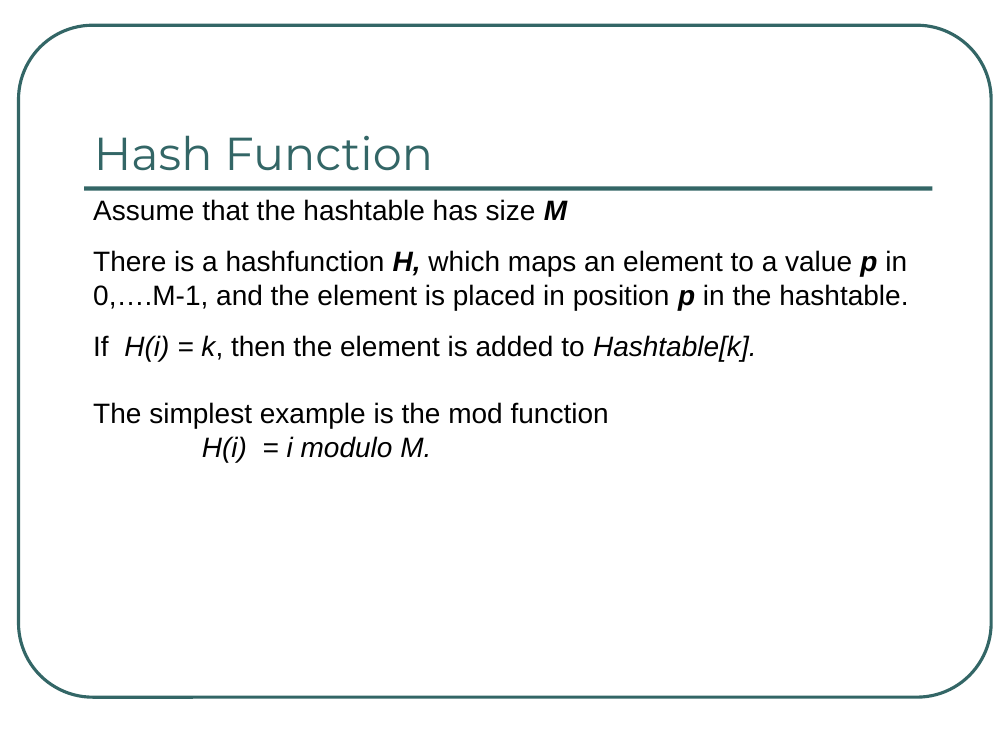
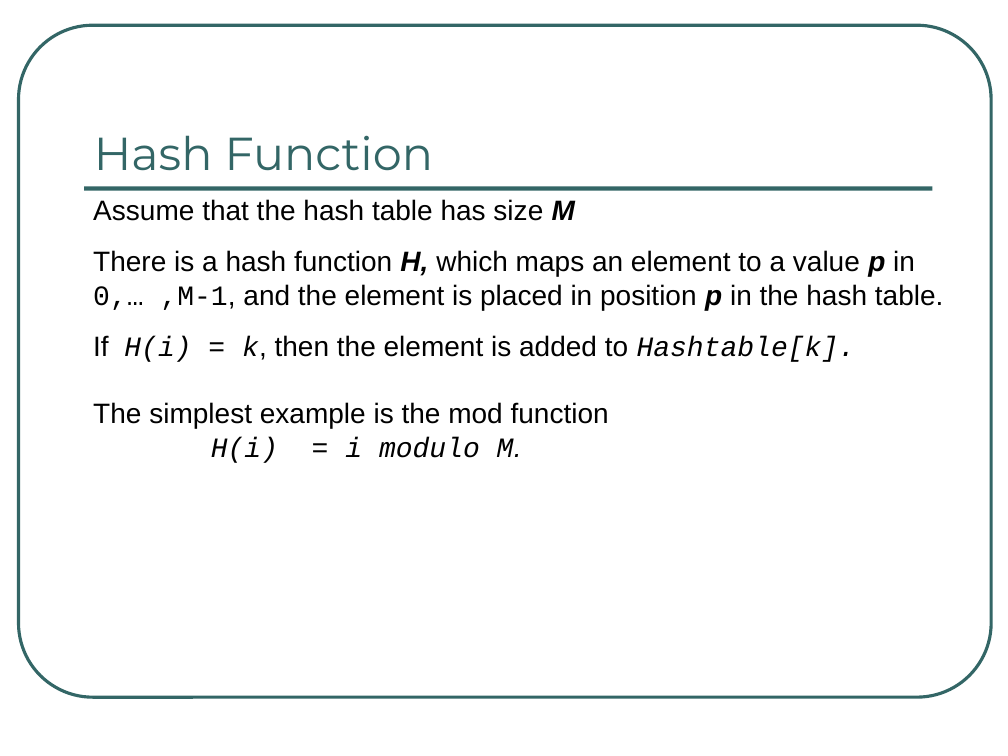
Before and after one commit to rugbyprof/3013-Algorithms, a slide deck: slide 8 of Trunk/Resources/LectureMaterial/Hashing.ppt. Drawn at 1008x756 pixels with LibreOffice and Linux fonts; fonts in the diff are those of the drawing. Boxes give left, top, right and bottom in pixels: in the first picture for what was removed or moved away, otherwise in the second. Text is boxed around its words. In the diff, an @@ line names an element or a change of style, - is before the commit and + after.

```diff
--- a/Trunk/Resources/LectureMaterial/Hashing.ppt
+++ b/Trunk/Resources/LectureMaterial/Hashing.ppt
@@ text at (93,199,944,310): text changed @@
-Assume that the hashtable has size M
-There is a hashfunction H, which maps an element to a value p in 0,….M-1, and the element is placed in position p in the hashtable.
+Assume that the hash table has size M
+There is a hash function H, which maps an element to a value p in
+0,… ,M-1, and the element is placed in position p in the hash table.
@@ text at (93,335,856,463): font Arial to Courier New in "H(i) = k, Hashtable[k].", "H(i) = i modulo M." @@
```
Also in this commit, not shown: 11 other slides changed, 6 other files.
